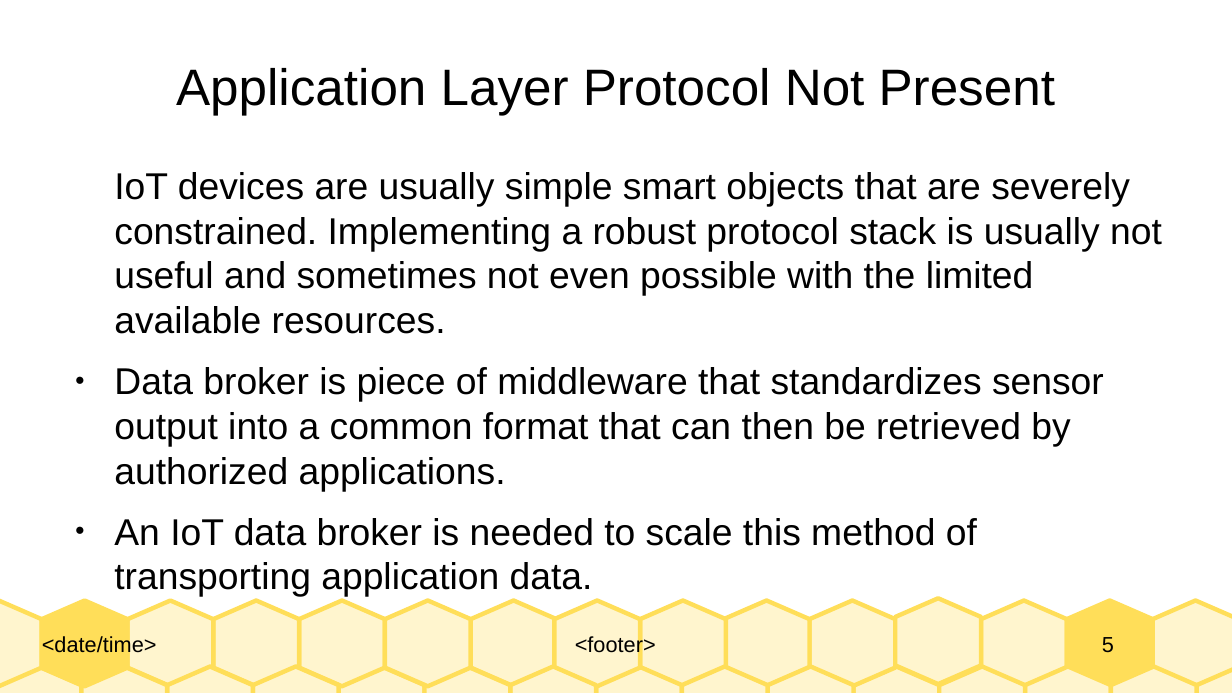
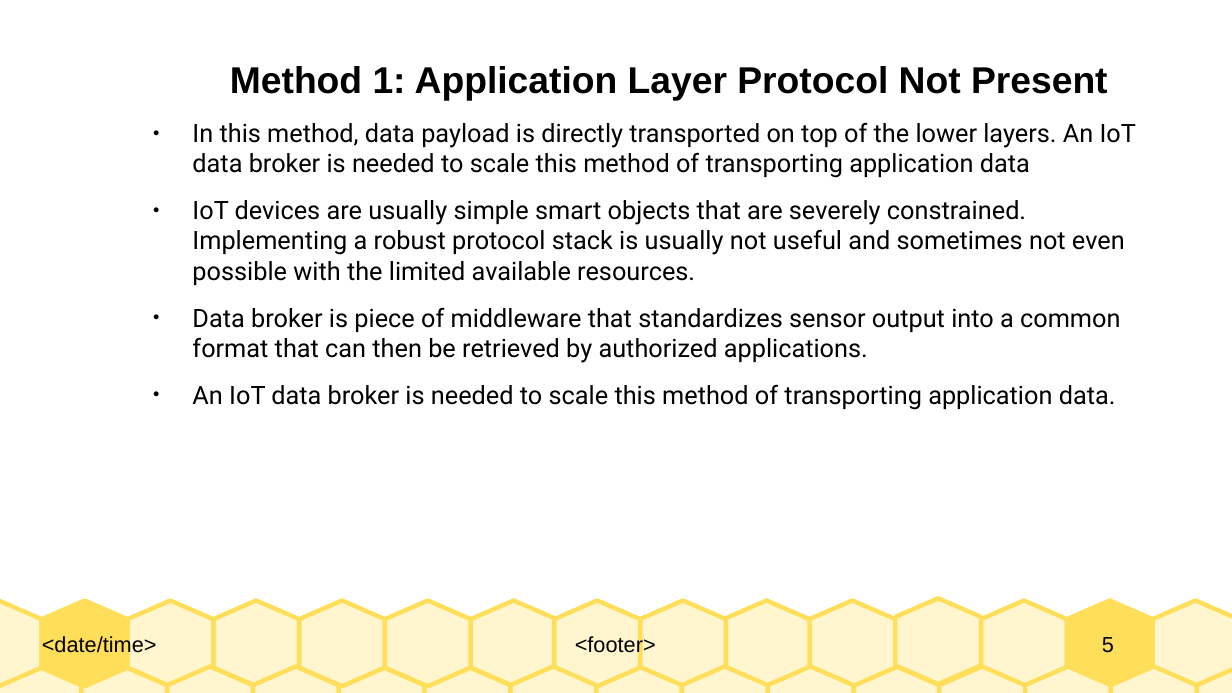
Before and after one commit to Dihfahsih1/Masters-Software-Engineering, a slide deck: slide 5 of yr-sem1/IoT/chapter-6-slides.odp. Drawn at 1232x693 pixels with LibreOffice and Linux fonts; fonts in the diff are those of the drawing. Boxes give left, top, right and bottom in pixels: in the first picture for what was removed or moved away, otherwise in the second. Text is boxed around its words. In the diff, an @@ line names an element or a change of style, - is before the commit and + after.

```diff
--- a/yr-sem1/IoT/chapter-6-slides.odp
+++ b/yr-sem1/IoT/chapter-6-slides.odp
@@ text "Method 1: Application Layer Protocol ..." moved from (x1=114, y1=172, x2=1162, y2=546) to (x1=192, y1=66, x2=1136, y2=410) @@
@@ title removed at (x1=176, y1=68, x2=1055, y2=116) @@
-Application Layer Protocol Not Present
@@ text at (x1=192, y1=66, x2=1136, y2=178): paragraphs added @@
+Method 1: Application Layer Protocol Not Present
+● In this method, data payload is directly transported on top of the lower layers. An IoT data broker is needed to scale this method of transporting application data
@@ text at (x1=192, y1=200, x2=1125, y2=410): size 24 to 16.3 pt, font Arial to Roboto in "IoT devices are usually simple smart objects ...", "Data broker is piece of middleware that ...", "An IoT data broker is needed to ..."; bullet none to ● @@
```
Also in this commit, not shown: 11 other slides changed, 6 slides added, 1 slide removed, 7 other files.
